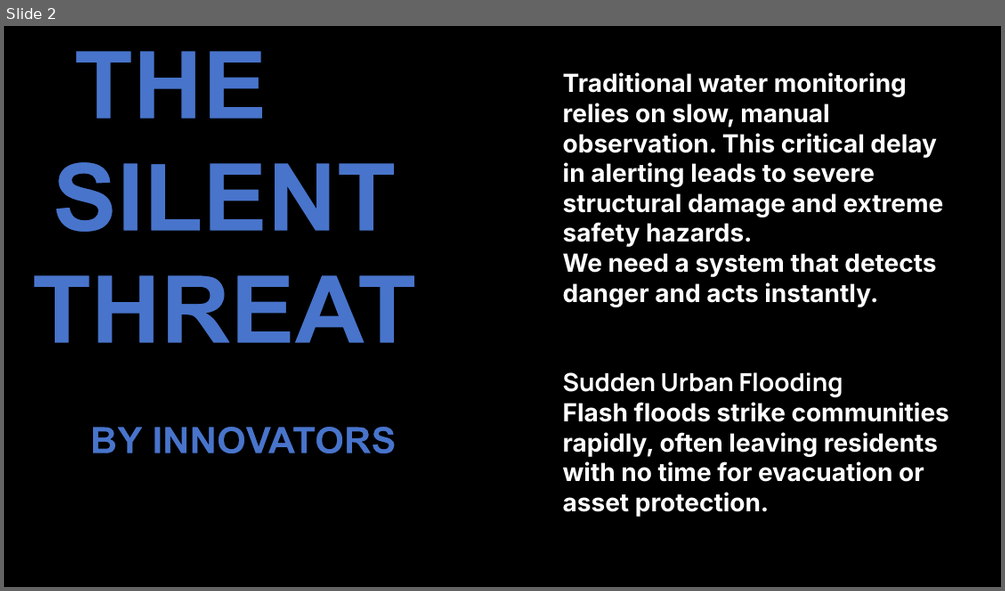
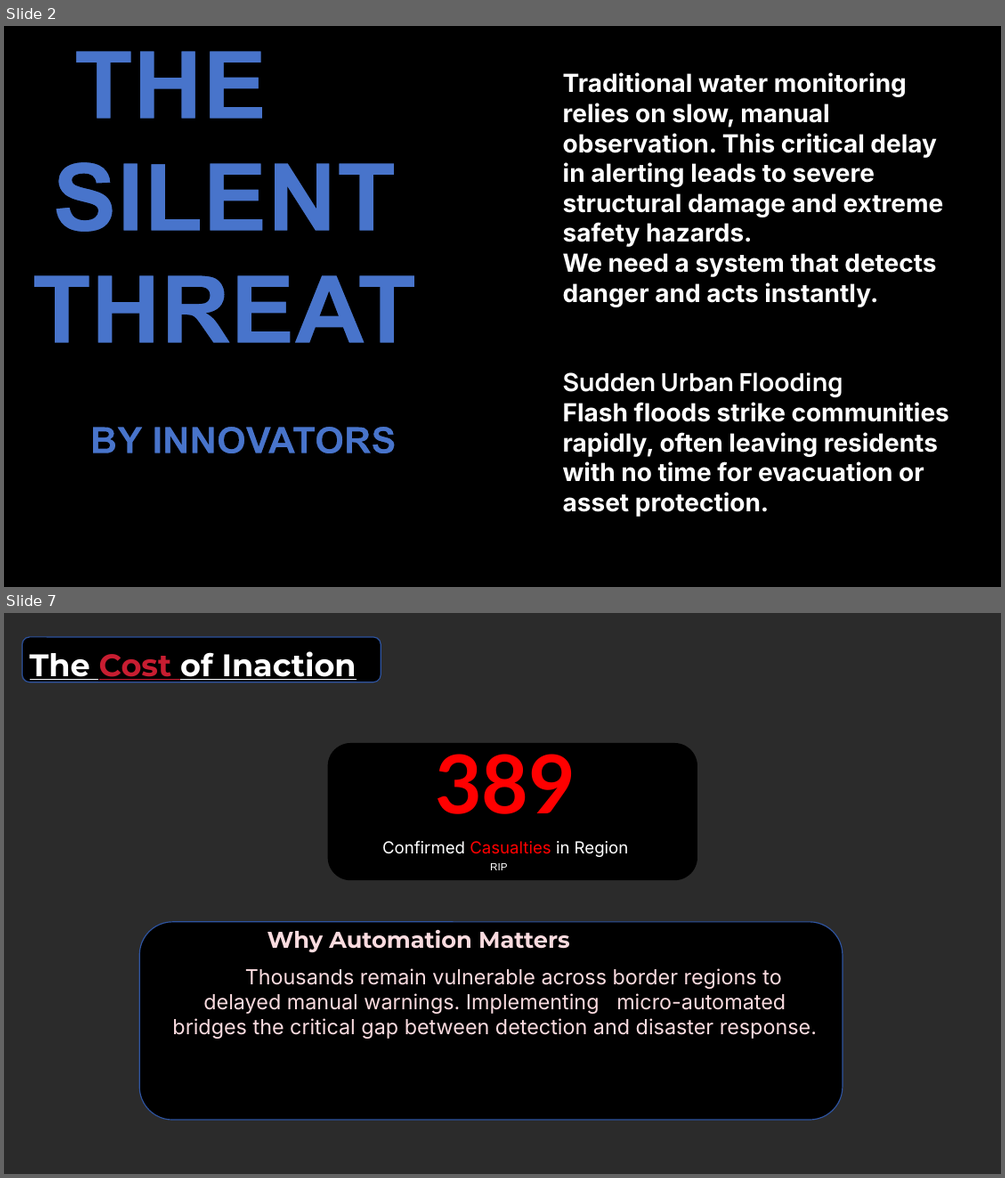
Before and after one commit to SuyogTP/my-website, a slide deck: WATER_FLOOD_SYSTEM_BY_INNOVATORS.pptx. Shown one above the other, each under a label of ours: slide 2 before the commit, slides 2 and 7 after it; the slides between them are not shown. The pictures are 1005x591 and 1005x1178 pixels, drawn with LibreOffice and Linux fonts; fonts in the diff are those of the drawing; background and template pictures are left out; a plain dark background stands for a picture behind light text. Boxes give left, top, right and bottom in pixels: in the first picture for what was removed or moved away, otherwise in the second. Text is boxed around its words. In the diff, an @@ line names an element or a change of style, - is before the commit and + after.

```diff
--- a/WATER_FLOOD_SYSTEM_BY_INNOVATORS.pptx
+++ b/WATER_FLOOD_SYSTEM_BY_INNOVATORS.pptx
@@ slide 7 added at (x1=4, y1=613, x2=1001, y2=1174), background picture (left out) @@
@@ rounded rectangle added at (x1=22, y1=637, x2=380, y2=682), fill #000000, outline #2E54A1 1 pt @@
@@ text added at (x1=30, y1=651, x2=356, y2=683), 30 pt, text #FFFFFF, bold, underline @@
+The Cost of Inaction
@@ rounded rectangle added at (x1=328, y1=743, x2=697, y2=881), fill #000000 @@
@@ text added at (x1=382, y1=754, x2=629, y2=857), 16 pt, text #FFFFFF @@
+389
+Confirmed Casualties in Region
@@ text added at (x1=490, y1=863, x2=507, y2=870), 10 pt, text #FFFFFF @@
+RIP
@@ rounded rectangle added at (x1=139, y1=922, x2=842, y2=1120), fill #000000, outline #2E54A1 1 pt @@
@@ text added at (x1=172, y1=930, x2=817, y2=1038), 20 pt, text #FADBDF @@
+Why Automation Matters
+Thousands remain vulnerable across border regions to delayed manual warnings. Implementing micro-automated bridges the critical gap between detection and disaster response.
```
Also in this commit, not shown: 4 slides changed, 2 other slides added, 1 slide removed.
